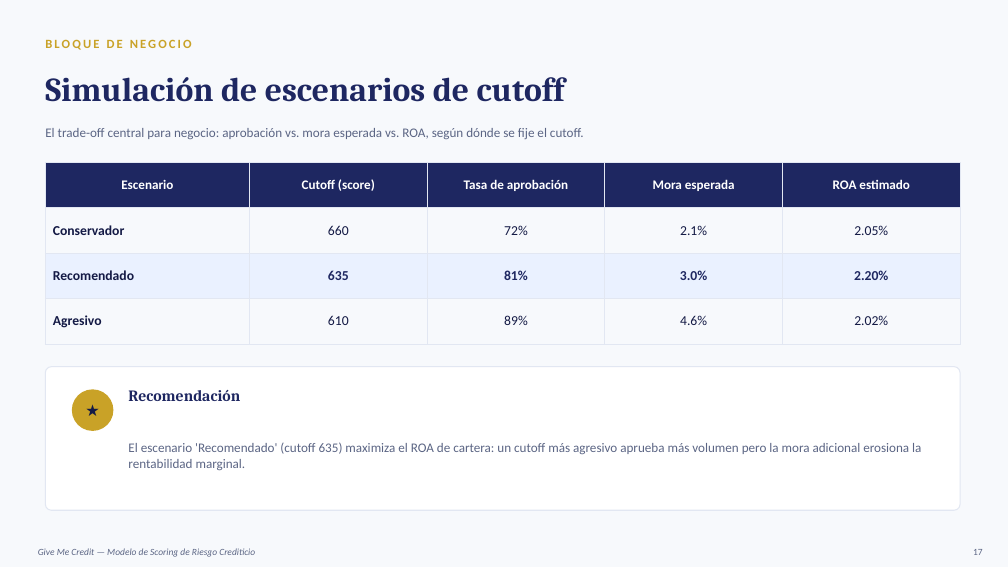
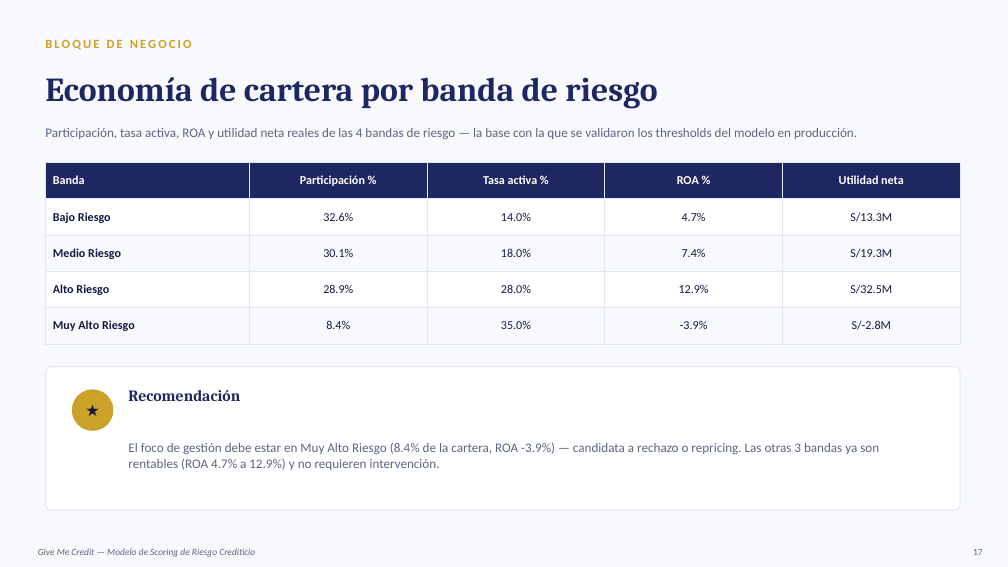
Before and after one commit to davidrodriguez2712/proyecto-riesgo-credito, a slide deck: slide 17 of presentacion/Resumen_Presentacion.pptx. Drawn at 1008x567 pixels with LibreOffice and Linux fonts; fonts in the diff are those of the drawing. Boxes give left, top, right and bottom in pixels: in the first picture for what was removed or moved away, otherwise in the second. Text is boxed around its words. In the diff, an @@ line names an element or a change of style, - is before the commit and + after.

```diff
--- a/presentacion/Resumen_Presentacion.pptx
+++ b/presentacion/Resumen_Presentacion.pptx
@@ text at [45,77,657,109]: text changed @@
-Simulación de escenarios de cutoff
+Economía de cartera por banda de riesgo
@@ text at [45,128,857,139]: text changed @@
-El trade-off central para negocio: aprobación vs. mora esperada vs. ROA, según dónde se fije el cutoff.
+Participación, tasa activa, ROA y utilidad neta reales de las 4 bandas de riesgo — la base con la que se validaron los thresholds del modelo en producción.
@@ table at [45,163,960,344] @@
-row 1: Escenario | Cutoff (score) | Tasa de aprobación | Mora esperada | ROA estimado
-row 2: Conservador | 660 | 72% | 2.1% | 2.05%
-row 3: Recomendado | 635 | 81% | 3.0% | 2.20%
-row 4: Agresivo | 610 | 89% | 4.6% | 2.02%
+row 1: Banda | Participación % | Tasa activa % | ROA % | Utilidad neta
+row 2: Bajo Riesgo | 32.6% | 14.0% | 4.7% | S/13.3M
+row 3: Medio Riesgo | 30.1% | 18.0% | 7.4% | S/19.3M
+row 4: Alto Riesgo | 28.9% | 28.0% | 12.9% | S/32.5M
+row 5: Muy Alto Riesgo | 8.4% | 35.0% | -3.9% | S/-2.8M
@@ text at [128,442,879,470]: text changed @@
-El escenario 'Recomendado' (cutoff 635) maximiza el ROA de cartera: un cutoff más agresivo aprueba más volumen pero la mora adicional erosiona la rentabilidad marginal.
+El foco de gestión debe estar en Muy Alto Riesgo (8.4% de la cartera, ROA -3.9%) — candidata a rechazo o repricing. Las otras 3 bandas ya son rentables (ROA 4.7% a 12.9%) y no requieren intervención.
```
Also in this commit, not shown: 6 other slides changed, 1 other file.
